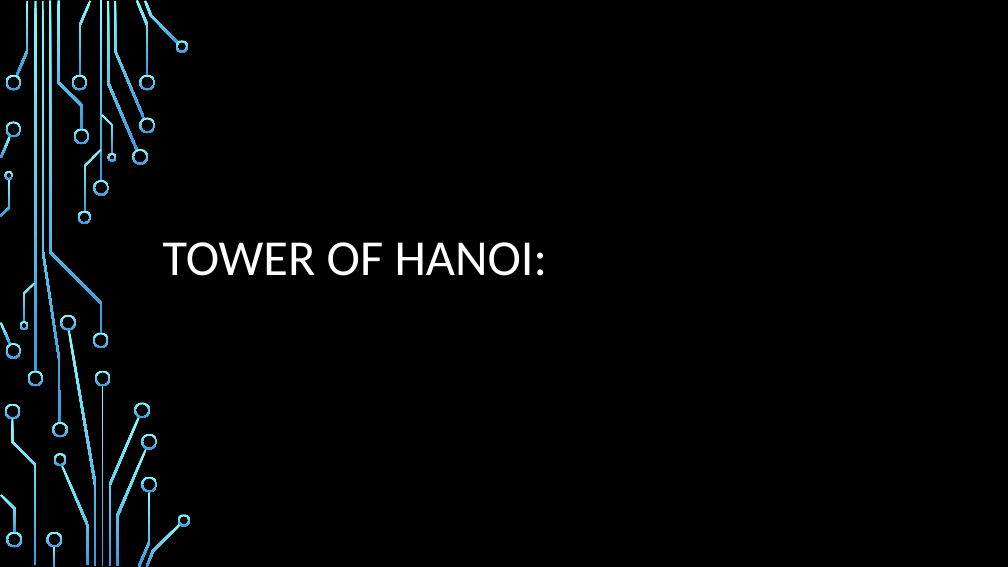
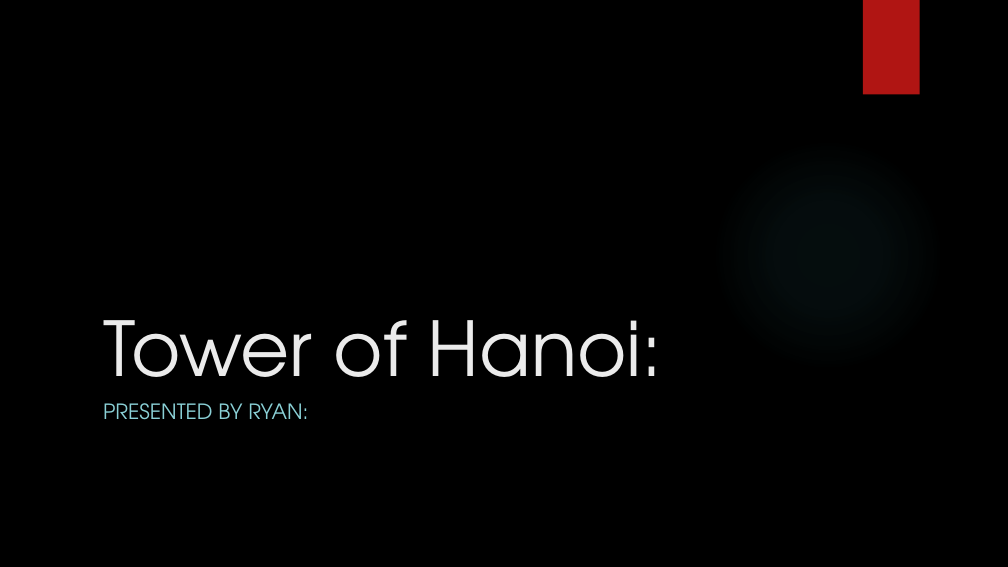
Before and after one commit to IgnitionOrk/SCaR_Arcade, a slide deck: slide 9 of SCaRArcade.pptx (slide 7 before the commit). Drawn at 1008x567 pixels with LibreOffice and Linux fonts; fonts in the diff are those of the drawing; background and template pictures are left out. Boxes give left, top, right and bottom in pixels: in the first picture for what was removed or moved away, otherwise in the second. Text is boxed around its words. In the diff, an @@ line names an element or a change of style, - is before the commit and + after.

```diff
--- a/SCaRArcade.pptx
+++ b/SCaRArcade.pptx
@@ rectangle added at [863,0,920,95], fill #B01513 @@
@@ title at [103,320,663,410]: text changed; size 48 to 72 pt; font Calibri to TeX Gyre Adventor; text colour #FFFFFF to #EBEBEB @@
-TOWER OF HANOI:
+Tower of Hanoi:
@@ subtitle added at [103,403,308,420], 20 pt, text #8AD0D6 @@
+PRESENTED BY RYAN:
@@ group removed at [0,0,191,567]: 50 freeform shapes, 4 rectangles @@
```
Also in this commit, not shown: 7 other slides changed, 4 slides added, 3 slides removed.
